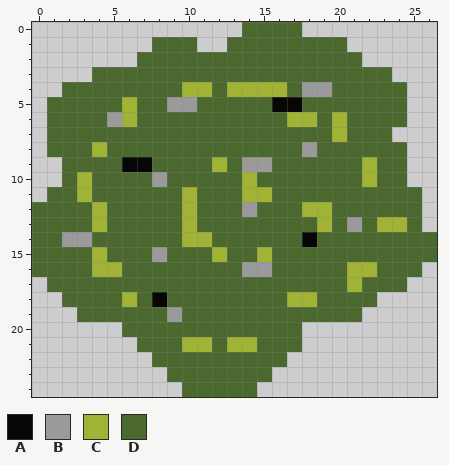
Pixel-art sprite, stored at graphics/obstacles/Kotzeoderdreck.png. Above, as it was before the edit.
The file is 50x50 pixels. The old version is drawn lined up with the new one, on the new canvas.
Palette (. is transparent): A #070505  B #9a9a9a  C #a0b335  D #4b692f
Pixels before, first column x 0:
 0 ..............DDDD.........
 1 ........DDD..DDDDDDDD......
 2 .......DDDDDDDDDDDDDDD.....
 3 ....DDDDDDDDDDDDDDDDDDDD...
 4 ..DDDDDDDDCCDCCCCDBBDDDDD..
 5 .DDDDDCDDBBDDDDDAADDDDDDD..
 6 .DDDDBCDDDDDDDDDDCCDCDDDD..
 7 .DDDDDDDDDDDDDDDDDDDCDDD...
 8 .DDDCDDDDDDDDDDDDDBDDDDDD..
 9 ..DDDDAADDDDCDBBDDDDDDCDD..
10 ..DCDDDDBDDDDDCDDDDDDDCDD..
11 .DDCDDDDDDCDDDCCDDDDDDDDDD.
12 DDDDCDDDDDCDDDBDDDCCDDDDDD.
13 DDDDCDDDDDCDDDDDDDDCDBDCCD.
14 DDBBDDDDDDCCDDDDDDADDDDDDDD
15 DDDDCDDDBDDDCDDCDDDDDDDDDDD
16 DDDDCCDDDDDDDDBBDDDDDCCDDD.
17 .DDDDDDDDDDDDDDDDDDDDCDDD..
18 ..DDDDCDADDDDDDDDCCDDDD....
19 ...DDDDDDBDDDDDDDDDDDD.....
20 ......DDDDDDDDDDDD.........
21 .......DDDCCDCCDDD.........
22 ........DDDDDDDDD..........
23 .........DDDDDDD...........
24 ..........DDDDD............
The result:
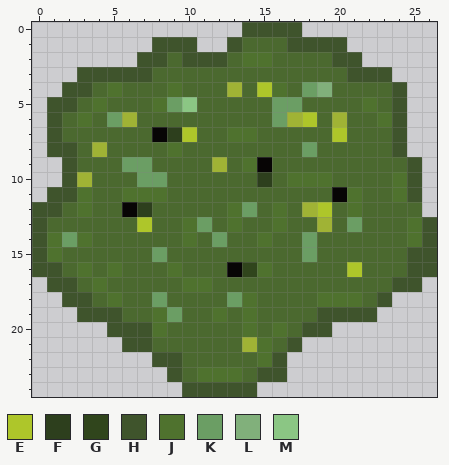
Colours new in this view: E #aec62a  F #2d3f1d  G #30451c  H #3f542c  J #4f722e  K #6b9e64  L #81b07b  M #8bc684
What changed:
canvas 50x50 -> 27x25, the old top-left corner now at -11,-13 (the part of the old canvas that was cut away was empty and is not shown)
y 0: x 14..17 DDDD -> HHHH
y 1: x 8..10 DDD -> HHH; x 13 D -> H; x 17..20 DDDD -> HHHH
y 2: x 7..8 DD -> HH; x 10..12 DDD -> HHH; x 14..15 DD -> JJ; x 20..21 DD -> HH
y 3: x 3..7 .DDDD -> HHHHH; x 21..23 DDD -> HHH
y 4: x 2..3 DD -> HH; x 5 D -> J; x 9..11 DCC -> JDD; x 14..16 CCC -> DEJ; x 18..19 BB -> KL; x 24 D -> H
y 5: x 1..2 DD -> HH; x 4 D -> J; x 6 C -> D; x 8..10 DBB -> JKM; x 16..17 AA -> KK; x 22 D -> J; x 24 D -> H
y 6: x 1 D -> H; x 3 D -> J; x 5 B -> K; x 16 D -> K; x 18 C -> E; x 23..24 DD -> JH
y 7: x 1 D -> H; x 8..10 DDD -> AFE; x 13..14 DD -> JJ; x 20 C -> E; x 24 . -> H
y 8: x 1..2 DD -> HH; x 9 D -> J; x 18 B -> K; x 24 D -> H
y 9: x 2 D -> H; x 6..7 AA -> KK; x 14..15 BB -> JA; x 22 C -> D; x 25 . -> H
y 10: x 2 D -> H; x 7..8 DB -> KK; x 14..15 CD -> DF; x 17..19 DDD -> JJJ; x 22 C -> D; x 24..25 D. -> JH
y 11: x 1..3 DDC -> HHJ; x 6..8 DDD -> JJJ; x 10 C -> D; x 14..15 CC -> DD; x 20..21 DD -> AJ; x 24..25 DD -> JH
y 12: x 0..1 DD -> HH; x 3..4 DC -> JD; x 6..7 DD -> AF; x 10 C -> D; x 13..14 DB -> JK; x 16 D -> J; x 19 C -> E; x 21 D -> J
y 13: x 0 D -> H; x 4 C -> D; x 7 D -> E; x 10..11 CD -> JK; x 13 D -> J; x 16 D -> J; x 21 B -> K; x 23..26 CCD. -> DDJH
y 14: x 0..3 DDBB -> HJKJ; x 10..12 CCD -> JDK; x 15 D -> J; x 18 A -> K; x 25..26 DD -> JH
y 15: x 0..1 DD -> HJ; x 4 C -> D; x 8 B -> K; x 12 C -> D; x 15 C -> D; x 18 D -> K; x 25..26 DD -> HH
y 16: x 0..1 DD -> HH; x 3..5 DCC -> JDJ; x 9 D -> J; x 13..15 DBB -> AGJ; x 21..22 CC -> ED; x 25..26 D. -> HH
y 17: x 1..2 DD -> HH; x 4 D -> J; x 10..11 DD -> JJ; x 21 C -> D; x 24..25 D. -> HH
y 18: x 2..3 DD -> HH; x 5..6 DC -> JD; x 8 A -> K; x 13..14 DD -> KJ; x 17..21 CCDDD -> DDJJJ; x 23 . -> H
y 19: x 3..5 DDD -> HHH; x 8..9 DB -> JK; x 12 D -> J; x 14 D -> J; x 19..22 DDD. -> HHHH
y 20: x 5..8 .DDD -> HHHJ; x 14 D -> J; x 16 D -> J; x 18..19 .. -> HH
y 21: x 6..7 .D -> HH; x 10..11 CC -> DD; x 13 C -> D; x 15 D -> J; x 17 D -> H
y 22: x 8..9 DD -> HH; x 15..16 DD -> JH
y 23: x 9 D -> H; x 11..13 DDD -> JJJ; x 15..16 D. -> HH
y 24: x 10..14 DDDDD -> HHHHH
Pixel boxes of the changes (left, top, right, bottom) in both pictures:
changed: (32, 22, 437, 397)
